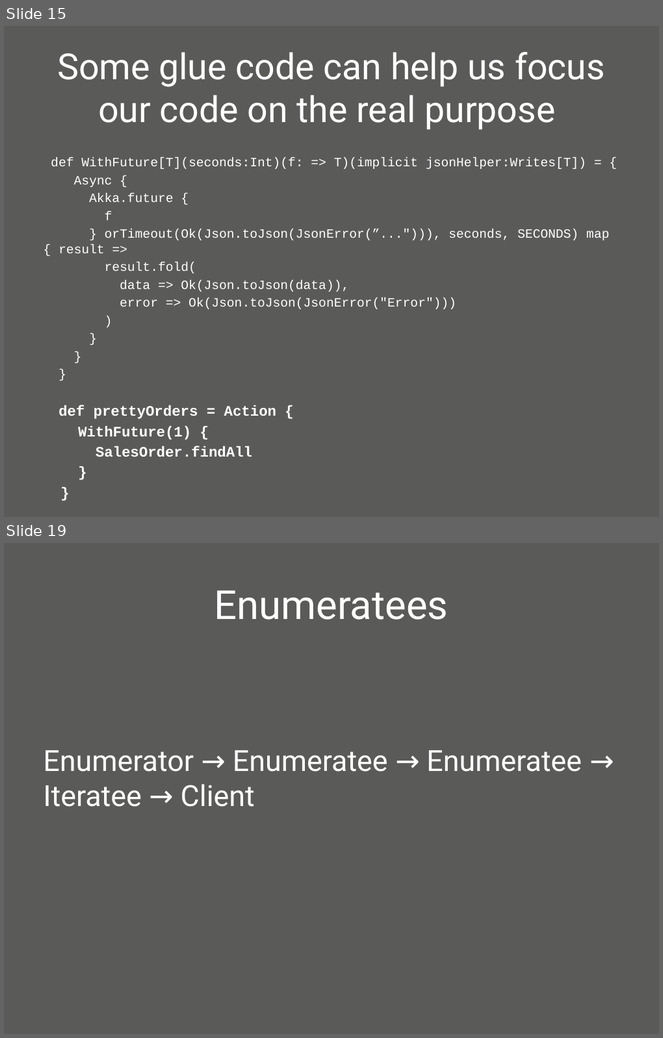
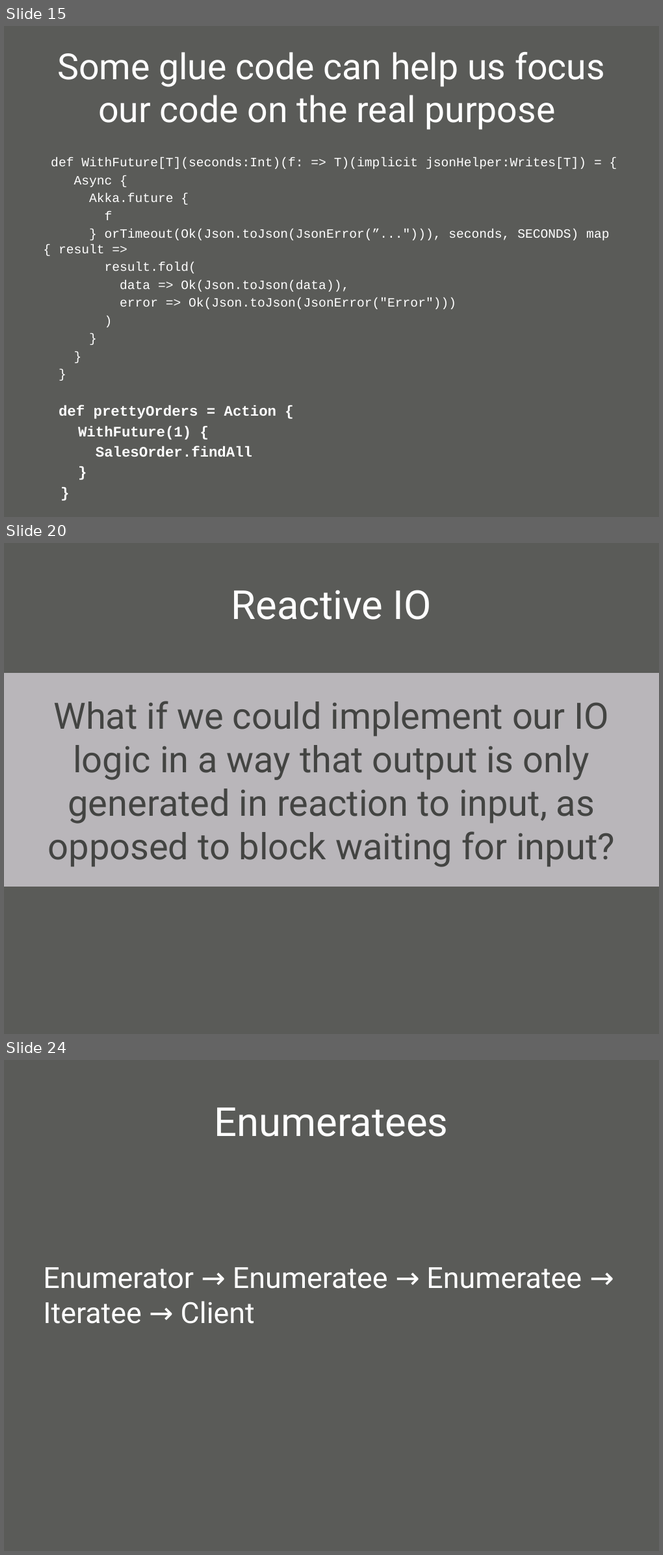
Before and after one commit to oscarrenalias/wjax-2012-play-async-apps, a slide deck: presentation/Asynchronous web apps with Play Framework 2.0.pptx. Shown one above the other, each under a label of ours: slides 15 and 19 before the commit, slides 15, 20 and 24 after it; the slides between them are not shown. The pictures are 663x1038 and 663x1555 pixels, drawn with LibreOffice and Linux fonts; fonts in the diff are those of the drawing; background and template pictures are left out. Boxes give left, top, right and bottom in pixels: in the first picture for what was removed or moved away, otherwise in the second. Text is boxed around its words. In the diff, an @@ line names an element or a change of style, - is before the commit and + after.

```diff
--- a/presentation/Asynchronous web apps with Play Framework 2.0.pptx
+++ b/presentation/Asynchronous web apps with Play Framework 2.0.pptx
@@ slide 20 added at [4,543,659,1034], background picture (left out) @@
@@ title added at [232,590,432,620], 44 pt, text #FFFFFF @@
+Reactive IO
@@ text added at [4,674,659,887], fill #D5D0D6 at 78% opacity, 40 pt, text #434442 @@
+What if we could implement our IO logic in a way that output is only generated in reaction to input, as opposed to block waiting for input?
@@ what was slide 19 is now slide 24 @@
```
Also in this commit, not shown: 7 slides changed, 8 other slides added, 1 slide removed.
